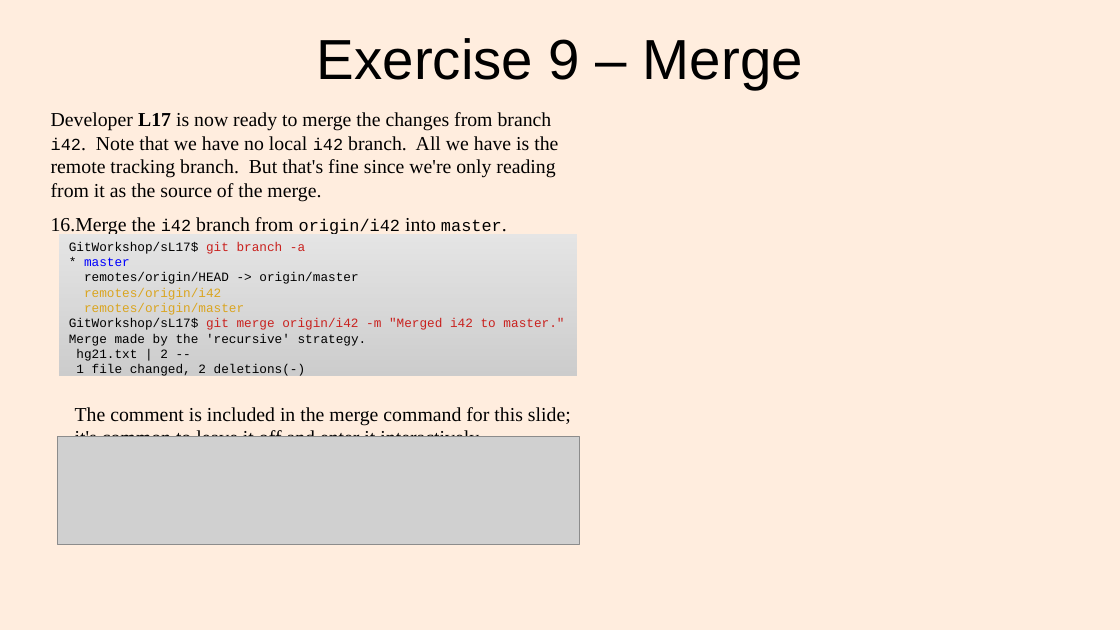
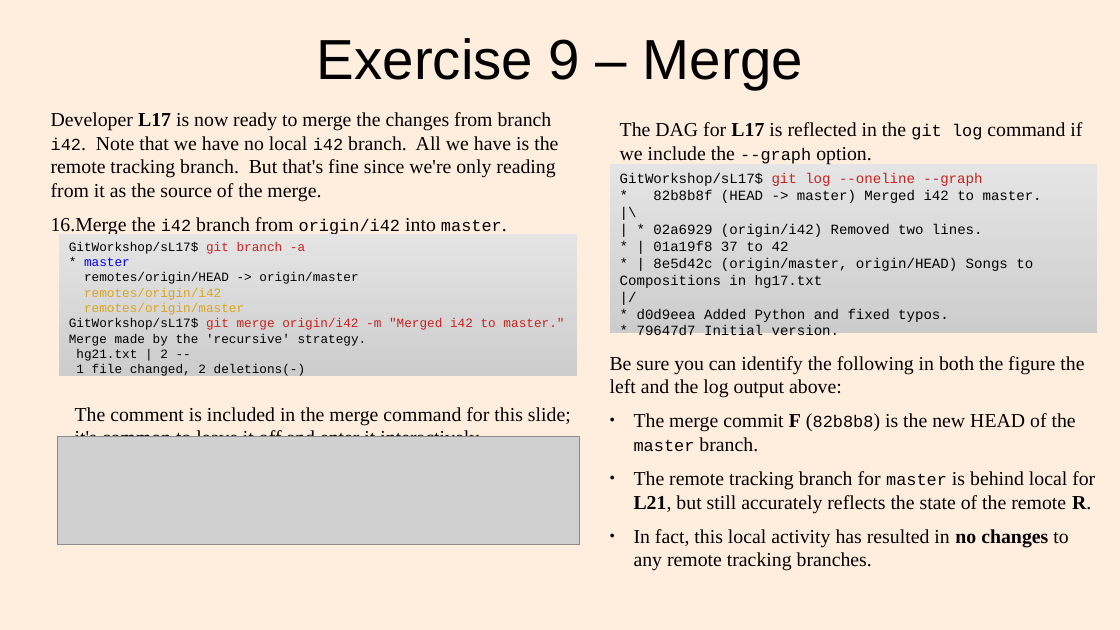
Before and after one commit to lacounty-isab/workshops, a slide deck: slide 30 of git/GitWorkshop2.odp. Drawn at 1120x630 pixels with LibreOffice and Linux fonts; fonts in the diff are those of the drawing; grey boxes stand for pictures. Boxes give left, top, right and bottom in pixels: in the first picture for what was removed or moved away, otherwise in the second. Text is boxed around its words. In the diff, an @@ line names an element or a change of style, - is before the commit and + after.

```diff
--- a/git/GitWorkshop2.odp
+++ b/git/GitWorkshop2.odp
@@ text added at [620,122,1082,165], 14 pt, text #000000 @@
+The DAG for L17 is reflected in the git log command if we include the --graph option.
@@ rectangle added at [610,165,1098,334], fill gradient #E5E5E5 to #E4E4E4 to #E3E3E3, 10 pt, text #000000 @@
+GitWorkshop/sL17$ git log --oneline --graph
+* 82b8b8f (HEAD -> master) Merged i42 to master.
+|\
+| * 02a6929 (origin/i42) Removed two lines.
+* | 01a19f8 37 to 42
+* | 8e5d42c (origin/master, origin/HEAD) Songs to Compositions in hg17.txt
+|/
+* d0d9eea Added Python and fixed typos.
+* 79647d7 Initial version.
@@ text added at [610,356,1095,571], 14 pt, text #000000 @@
+Be sure you can identify the following in both the figure the left and the log output above:
+● The merge commit F (82b8b8) is the new HEAD of the master branch.
+● The remote tracking branch for master is behind local for L21, but still accurately reflects the state of the remote R.
+● In fact, this local activity has resulted in no changes to any remote tracking branches.
```
Also in this commit, not shown: 3 other slides changed, 4 slides added, 7 other files.
